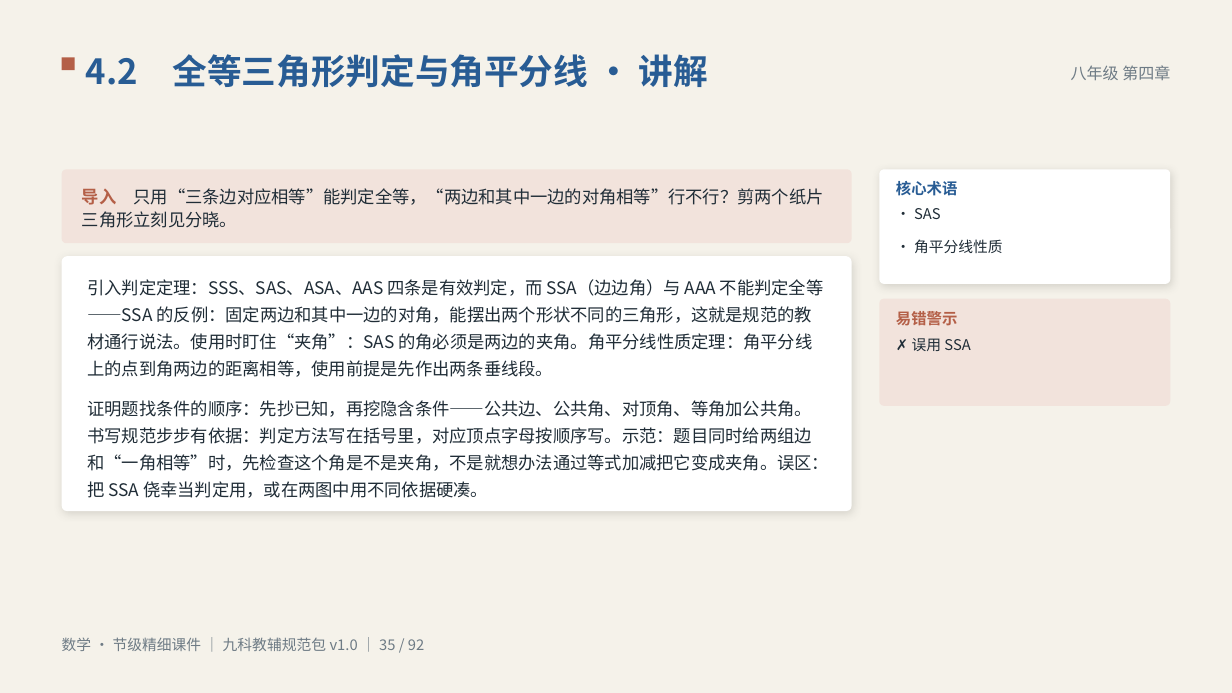
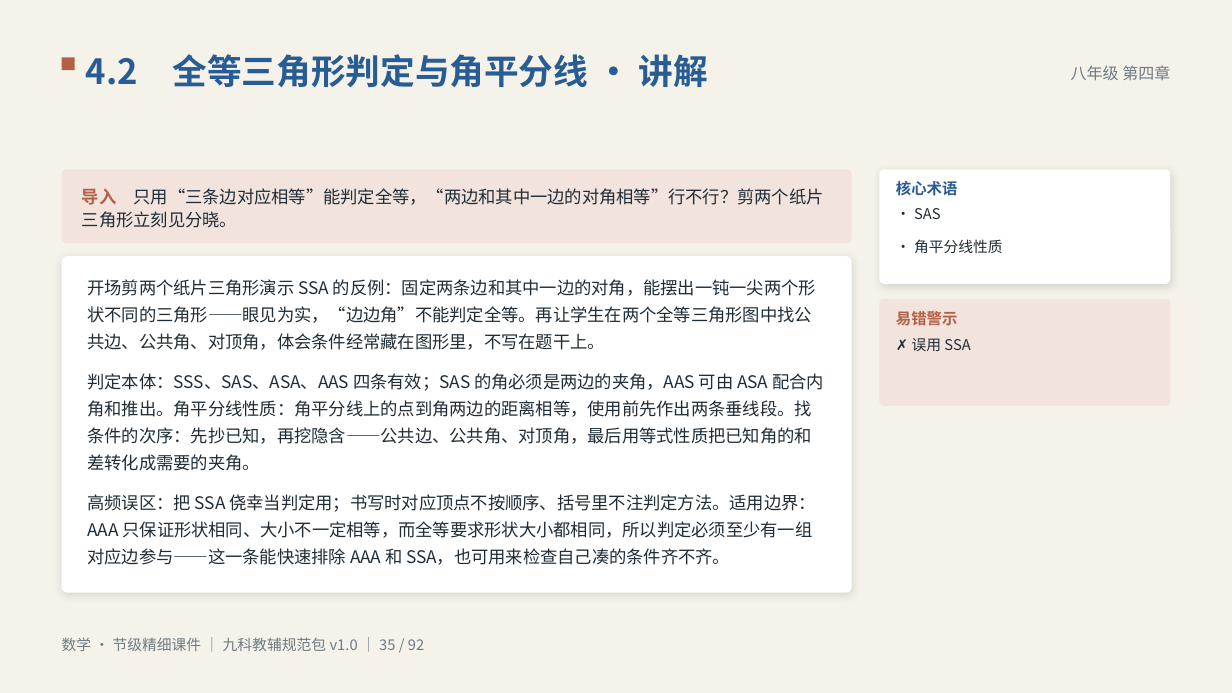
Before and after one commit to vimalinx/jiajiao-courseware, a slide deck: slide 35 of pptx/数学·节级精细讲解课件.pptx. Drawn at 1232x693 pixels with LibreOffice and Linux fonts; fonts in the diff are those of the drawing. Boxes give left, top, right and bottom in pixels: in the first picture for what was removed or moved away, otherwise in the second. Text is boxed around its words. In the diff, an @@ line names an element or a change of style, - is before the commit and + after.

```diff
--- a/pptx/数学·节级精细讲解课件.pptx
+++ b/pptx/数学·节级精细讲解课件.pptx
@@ rounded rectangle: place and size @@
-rounded rectangle at [62, 256, 852, 511]
+rounded rectangle at [62, 256, 852, 592]
@@ rounded rectangle at [62, 256, 852, 592]: proportions changed @@
@@ text at [87, 279, 824, 565]: text changed @@
-引入判定定理：SSS、SAS、ASA、AAS 四条是有效判定，而 SSA（边边角）与 AAA 不能判定全等——SSA 的反例：固定两边和其中一边的对角，能摆出两个形状不同的三角形，这就是规范的教材通行说法。使用时盯住“夹角”：SAS 的角必须是两边的夹角。角平分线性质定理：角平分线上的点到角两边的距离相等，使用前提是先作出两条垂线段。
-证明题找条件的顺序：先抄已知，再挖隐含条件——公共边、公共角、对顶角、等角加公共角。书写规范步步有依据：判定方法写在括号里，对应顶点字母按顺序写。示范：题目同时给两组边和“一角相等”时，先检查这个角是不是夹角，不是就想办法通过等式加减把它变成夹角。误区：把 SSA 侥幸当判定用，或在两图中用不同依据硬凑。
+开场剪两个纸片三角形演示 SSA 的反例：固定两条边和其中一边的对角，能摆出一钝一尖两个形状不同的三角形——眼见为实，“边边角”不能判定全等。再让学生在两个全等三角形图中找公共边、公共角、对顶角，体会条件经常藏在图形里，不写在题干上。
+判定本体：SSS、SAS、ASA、AAS 四条有效；SAS 的角必须是两边的夹角，AAS 可由 ASA 配合内角和推出。角平分线性质：角平分线上的点到角两边的距离相等，使用前先作出两条垂线段。找条件的次序：先抄已知，再挖隐含——公共边、公共角、对顶角，最后用等式性质把已知角的和差转化成需要的夹角。
+高频误区：把 SSA 侥幸当判定用；书写时对应顶点不按顺序、括号里不注判定方法。适用边界：AAA 只保证形状相同、大小不一定相等，而全等要求形状大小都相同，所以判定必须至少有一组对应边参与——这一条能快速排除 AAA 和 SSA，也可用来检查自己凑的条件齐不齐。
```
Also in this commit, not shown: 37 other slides changed, 34 other files.
